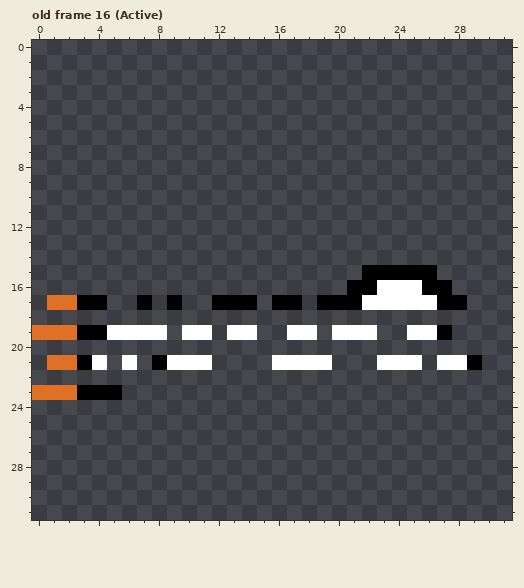
Pixel-art file, stored at shoot/Sprites/Wrestler/Wrestler.aseprite. The picture above is the old version.
32x32 pixels, 54 frames. Shown: old frame 16 (Active). The commit also changed other frames, which this record leaves out.
And afterwards:
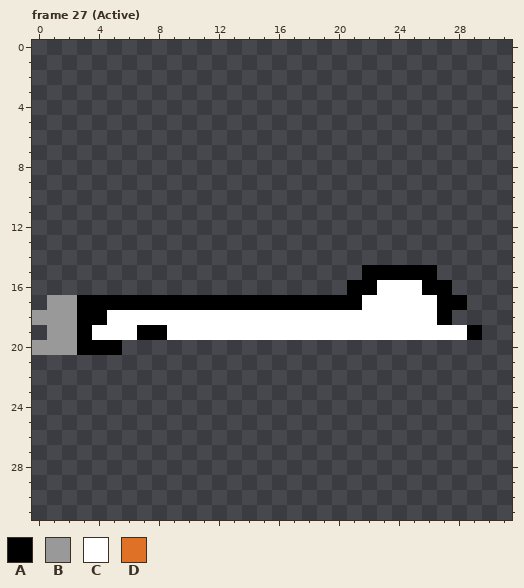
Palette (. is transparent): A #000000  B #999999  C #ffffff  D #df7126
The edit:
frames 54 -> 55
Changed rows in their new state; - is an unchanged pixel.
Frame 27 (Active) against old frame 16 (Active), layer "Layer":
first column x 0:
17 -BB--AA-A-AA---A--A-----------
18 BBBAACCCCCCCCCCCCCCCCCCCCCCA--
19 .BB-C--AAC--C--CC--C---CC--CCA
20 BBBAAA------------------------
21 -....-.-....----....---...-...
23 ......------------------------
Pixel boxes of the changes (left, top, right, bottom) in both pictures:
changed: (32, 295, 482, 400)
